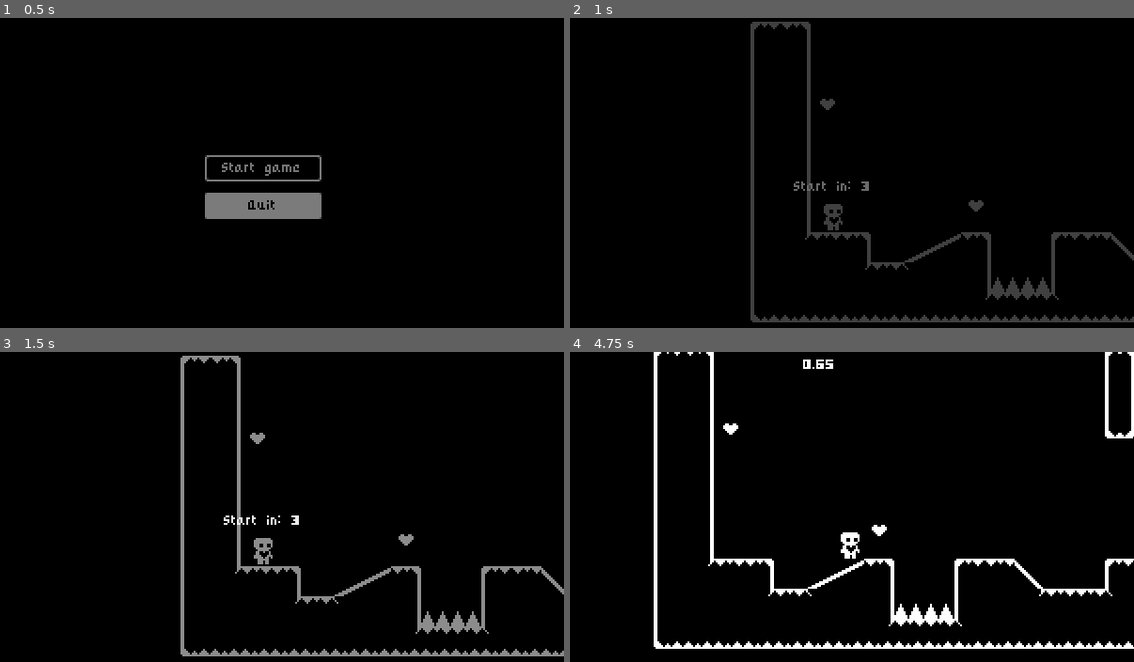
Above: before the commit, frames 1-4 (two rows, left to right).
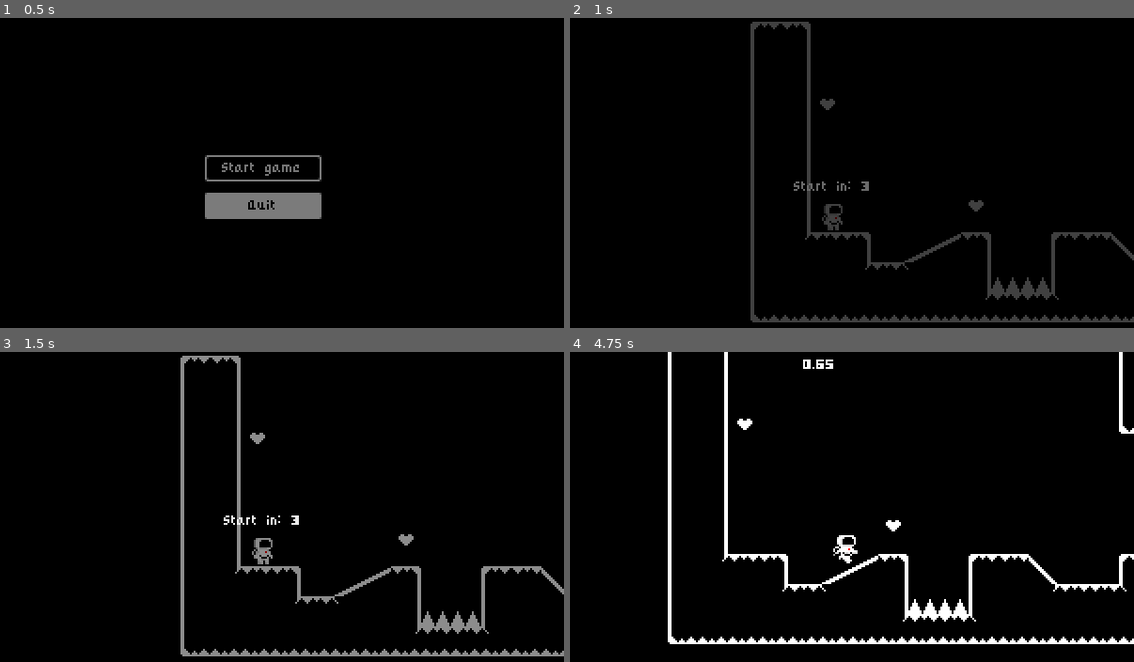
Above: after the commit, the same moments.

Repository: BenjaminZrakic/Astroventure
Game: Godot game, scene res://Scenes/main_menu.tscn
Same seed, same stepped clock (60 frames per second), same inputs: the game is played once before the commit and once after it.
Inputs:
- Up to frame 1 (0.5 s): no input
- Up to frame 2 (1 s): click "Start game" at 0.5 s
- Up to frame 3 (1.5 s): tap Enter (ui_accept) at 1.25, 1.35 s; hold Right (ui_right) from 1.28 s (still down)
- Up to frame 4 (4.75 s): tap Enter (ui_accept) at 1.52, 1.82, 2, 2.1, 2.27, 2.57, 2.85, 3.5, 3.6, 3.77, 4.07, 4.35, 4.52 s; release Right (ui_right) at 2.78 s; hold Left (ui_left) 2.78-3.53 s; hold Right (ui_right) from 3.53 s (still down)

Frame 1 is identical in both runs. In frame 2, less than 0.1% of the frame differs, in the area x 44-48%, y 60-67%; in frame 3, less than 0.1%; in frame 4, 7.9%, in the area x 14-100%, y 0-96%.

Commit message:
Dodao astronaut sprite za glavnog lika

Diff:
--- a/Scenes/character.tscn
+++ b/Scenes/character.tscn
@@ -1,82 +1,8 @@
-[gd_scene load_steps=15 format=3 uid="uid://bmj1urynsj1ph"]
+[gd_scene load_steps=6 format=3 uid="uid://bmj1urynsj1ph"]
 
 [ext_resource type="Script" path="res://Scenes/player_antigrav_v2.gd" id="1_4r3eb"]
-[ext_resource type="Texture2D" uid="uid://dnokxr6i0thmp" path="res://Assets/player.png" id="2_3qcf4"]
 [ext_resource type="Resource" uid="uid://b1rkom08snay1" path="res://Resources/SlowMovementData.tres" id="2_eofbi"]
-
-[sub_resource type="AtlasTexture" id="AtlasTexture_orqro"]
-atlas = ExtResource("2_3qcf4")
-region = Rect2(0, 0, 24, 20)
-
-[sub_resource type="AtlasTexture" id="AtlasTexture_ar2la"]
-atlas = ExtResource("2_3qcf4")
-region = Rect2(144, 0, 24, 20)
-
-[sub_resource type="AtlasTexture" id="AtlasTexture_tn8co"]
-atlas = ExtResource("2_3qcf4")
-region = Rect2(24, 0, 24, 20)
-
-[sub_resource type="AtlasTexture" id="AtlasTexture_u2myj"]
-atlas = ExtResource("2_3qcf4")
-region = Rect2(48, 0, 24, 20)
-
-[sub_resource type="AtlasTexture" id="AtlasTexture_3ug8p"]
-atlas = ExtResource("2_3qcf4")
-region = Rect2(72, 0, 24, 20)
-
-[sub_resource type="AtlasTexture" id="AtlasTexture_4s3ii"]
-atlas = ExtResource("2_3qcf4")
-region = Rect2(96, 0, 24, 20)
-
-[sub_resource type="AtlasTexture" id="AtlasTexture_f2ten"]
-atlas = ExtResource("2_3qcf4")
-region = Rect2(120, 0, 24, 20)
-
-[sub_resource type="AtlasTexture" id="AtlasTexture_ds5p4"]
-atlas = ExtResource("2_3qcf4")
-region = Rect2(0, 0, 24, 20)
-
-[sub_resource type="SpriteFrames" id="SpriteFrames_rr7cp"]
-animations = [{
-"frames": [{
-"duration": 1.0,
-"texture": SubResource("AtlasTexture_orqro")
-}],
-"loop": true,
-"name": &"idle",
-"speed": 10.0
-}, {
-"frames": [{
-"duration": 1.0,
-"texture": SubResource("AtlasTexture_ar2la")
-}],
-"loop": true,
-"name": &"jump",
-"speed": 10.0
-}, {
-"frames": [{
-"duration": 1.0,
-"texture": SubResource("AtlasTexture_tn8co")
-}, {
-"duration": 1.0,
-"texture": SubResource("AtlasTexture_u2myj")
-}, {
-"duration": 1.0,
-"texture": SubResource("AtlasTexture_3ug8p")
-}, {
-"duration": 1.0,
-"texture": SubResource("AtlasTexture_4s3ii")
-}, {
-"duration": 1.0,
-"texture": SubResource("AtlasTexture_f2ten")
-}, {
-"duration": 1.0,
-"texture": SubResource("AtlasTexture_ds5p4")
-}],
-"loop": true,
-"name": &"run",
-"speed": 10.0
-}]
+[ext_resource type="SpriteFrames" uid="uid://dl3ymlg6n87id" path="res://Themes/spacemanCharacter.tres" id="3_wn5jf"]
 
 [sub_resource type="RectangleShape2D" id="RectangleShape2D_pagqt"]
 size = Vector2(10, 15)
@@ -94,10 +20,8 @@
 
 [node name="AnimatedSprite" type="AnimatedSprite2D" parent="."]
 position = Vector2(0, -10)
-sprite_frames = SubResource("SpriteFrames_rr7cp")
+sprite_frames = ExtResource("3_wn5jf")
 animation = &"idle"
-autoplay = "idle"
-frame_progress = 0.465122
 
 [node name="CollisionShape2D" type="CollisionShape2D" parent="."]
 position = Vector2(0, -7.5)
--- a/Scenes/player_antigrav_v2.gd
+++ b/Scenes/player_antigrav_v2.gd
@@ -40,8 +40,8 @@
 	var just_left_ledge = was_on_floor and not is_on_floor() and velocity.y >= 0
 	if just_left_ledge:
 		coyote_jump_timer.start()
-	if Input.is_action_just_pressed("ui_accept"):
-		movement_data = load("res://Resources/FasterMovement.tres")
+	#if Input.is_action_just_pressed("ui_accept"):
+	#	movement_data = load("res://Resources/FasterMovement.tres")
 
 	just_wall_jumped = false
 	var just_left_wall = was_on_wall and not is_on_wall_only()
--- /dev/null
+++ b/Themes/originalCharacter.tres
@@ -0,0 +1,77 @@
+[gd_resource type="SpriteFrames" load_steps=10 format=3 uid="uid://dqp0fnhdlfx1o"]
+
+[ext_resource type="Texture2D" uid="uid://dnokxr6i0thmp" path="res://Assets/player.png" id="1_g8pda"]
+
+[sub_resource type="AtlasTexture" id="AtlasTexture_orqro"]
+atlas = ExtResource("1_g8pda")
+region = Rect2(0, 0, 24, 20)
+
+[sub_resource type="AtlasTexture" id="AtlasTexture_ar2la"]
+atlas = ExtResource("1_g8pda")
+region = Rect2(144, 0, 24, 20)
+
+[sub_resource type="AtlasTexture" id="AtlasTexture_tn8co"]
+atlas = ExtResource("1_g8pda")
+region = Rect2(24, 0, 24, 20)
+
+[sub_resource type="AtlasTexture" id="AtlasTexture_u2myj"]
+atlas = ExtResource("1_g8pda")
+region = Rect2(48, 0, 24, 20)
+
+[sub_resource type="AtlasTexture" id="AtlasTexture_3ug8p"]
+atlas = ExtResource("1_g8pda")
+region = Rect2(72, 0, 24, 20)
+
+[sub_resource type="AtlasTexture" id="AtlasTexture_4s3ii"]
+atlas = ExtResource("1_g8pda")
+region = Rect2(96, 0, 24, 20)
+
+[sub_resource type="AtlasTexture" id="AtlasTexture_f2ten"]
+atlas = ExtResource("1_g8pda")
+region = Rect2(120, 0, 24, 20)
+
+[sub_resource type="AtlasTexture" id="AtlasTexture_ds5p4"]
+atlas = ExtResource("1_g8pda")
+region = Rect2(0, 0, 24, 20)
+
+[resource]
+animations = [{
+"frames": [{
+"duration": 1.0,
+"texture": SubResource("AtlasTexture_orqro")
+}],
+"loop": true,
+"name": &"idle",
+"speed": 10.0
+}, {
+"frames": [{
+"duration": 1.0,
+"texture": SubResource("AtlasTexture_ar2la")
+}],
+"loop": true,
+"name": &"jump",
+"speed": 10.0
+}, {
+"frames": [{
+"duration": 1.0,
+"texture": SubResource("AtlasTexture_tn8co")
+}, {
+"duration": 1.0,
+"texture": SubResource("AtlasTexture_u2myj")
+}, {
+"duration": 1.0,
+"texture": SubResource("AtlasTexture_3ug8p")
+}, {
+"duration": 1.0,
+"texture": SubResource("AtlasTexture_4s3ii")
+}, {
+"duration": 1.0,
+"texture": SubResource("AtlasTexture_f2ten")
+}, {
+"duration": 1.0,
+"texture": SubResource("AtlasTexture_ds5p4")
+}],
+"loop": true,
+"name": &"run",
+"speed": 10.0
+}]
--- /dev/null
+++ b/Themes/spacemanCharacter.tres
@@ -0,0 +1,77 @@
+[gd_resource type="SpriteFrames" load_steps=10 format=3 uid="uid://dl3ymlg6n87id"]
+
+[ext_resource type="Texture2D" uid="uid://cd854eibutrgo" path="res://Assets/playerAstronaut.png" id="1_5mq62"]
+
+[sub_resource type="AtlasTexture" id="AtlasTexture_e5qcq"]
+atlas = ExtResource("1_5mq62")
+region = Rect2(0, 0, 24, 20)
+
+[sub_resource type="AtlasTexture" id="AtlasTexture_od0de"]
+atlas = ExtResource("1_5mq62")
+region = Rect2(144, 0, 24, 20)
+
+[sub_resource type="AtlasTexture" id="AtlasTexture_ebnr6"]
+atlas = ExtResource("1_5mq62")
+region = Rect2(24, 0, 24, 20)
+
+[sub_resource type="AtlasTexture" id="AtlasTexture_dvobe"]
+atlas = ExtResource("1_5mq62")
+region = Rect2(48, 0, 24, 20)
+
+[sub_resource type="AtlasTexture" id="AtlasTexture_xmwig"]
+atlas = ExtResource("1_5mq62")
+region = Rect2(72, 0, 24, 20)
+
+[sub_resource type="AtlasTexture" id="AtlasTexture_jg24k"]
+atlas = ExtResource("1_5mq62")
+region = Rect2(96, 0, 24, 20)
+
+[sub_resource type="AtlasTexture" id="AtlasTexture_7cgjv"]
+atlas = ExtResource("1_5mq62")
+region = Rect2(120, 0, 24, 20)
+
+[sub_resource type="AtlasTexture" id="AtlasTexture_x4n1e"]
+atlas = ExtResource("1_5mq62")
+region = Rect2(0, 0, 24, 20)
+
+[resource]
+animations = [{
+"frames": [{
+"duration": 1.0,
+"texture": SubResource("AtlasTexture_e5qcq")
+}],
+"loop": true,
+"name": &"idle",
+"speed": 10.0
+}, {
+"frames": [{
+"duration": 1.0,
+"texture": SubResource("AtlasTexture_od0de")
+}],
+"loop": true,
+"name": &"jump",
+"speed": 10.0
+}, {
+"frames": [{
+"duration": 1.0,
+"texture": SubResource("AtlasTexture_ebnr6")
+}, {
+"duration": 1.0,
+"texture": SubResource("AtlasTexture_dvobe")
+}, {
+"duration": 1.0,
+"texture": SubResource("AtlasTexture_xmwig")
+}, {
+"duration": 1.0,
+"texture": SubResource("AtlasTexture_jg24k")
+}, {
+"duration": 1.0,
+"texture": SubResource("AtlasTexture_7cgjv")
+}, {
+"duration": 1.0,
+"texture": SubResource("AtlasTexture_x4n1e")
+}],
+"loop": true,
+"name": &"run",
+"speed": 10.0
+}]
Binary file changed: Assets/player.png
Binary file added: Assets/playerAstronaut.png
Not shown, added: Assets/playerAstronaut.png.import
